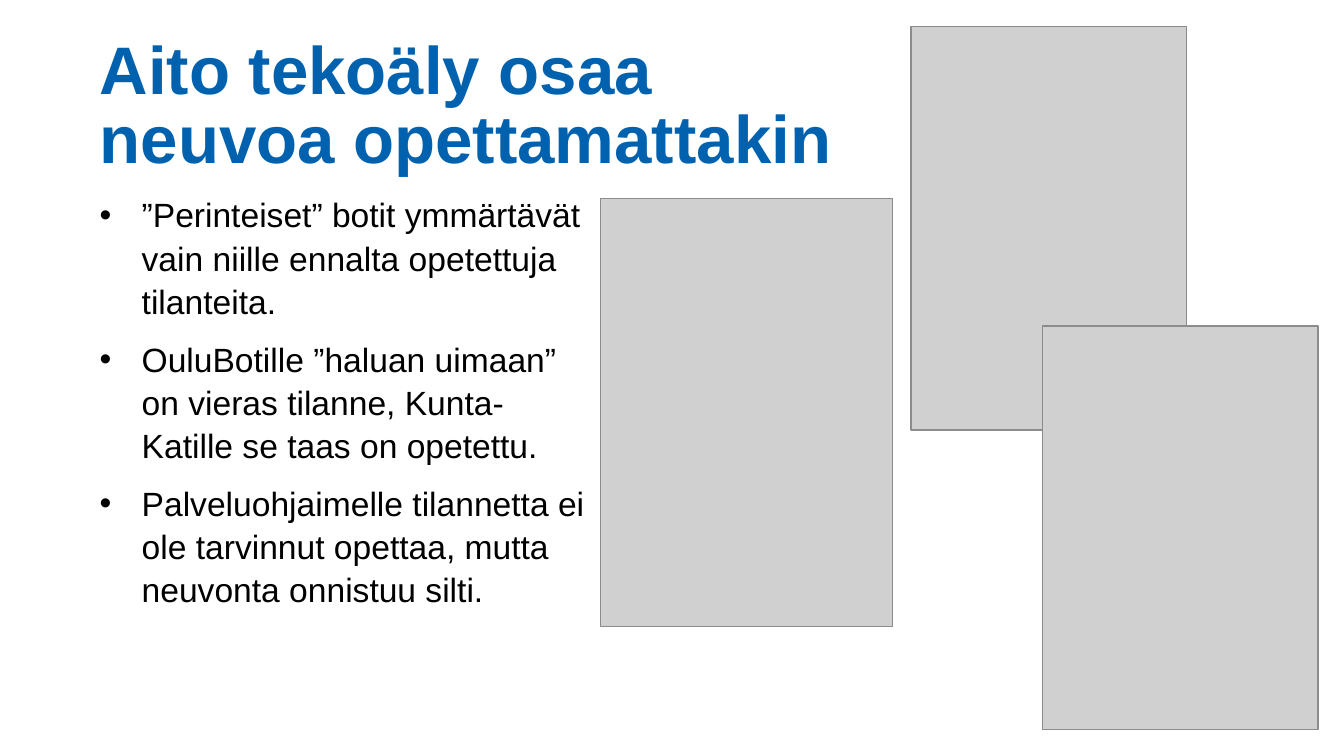
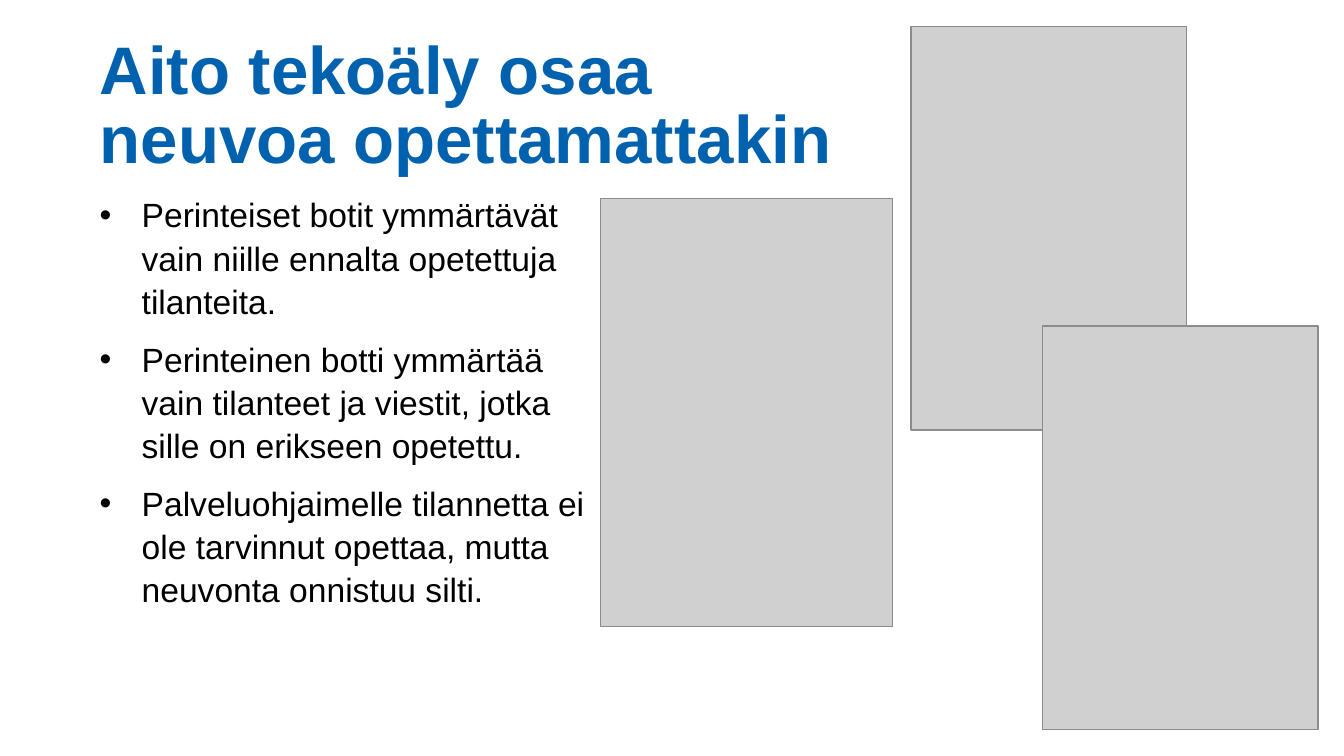
Before and after one commit to City-of-Turku/PaohDocs, a slide deck: slide 19 of .attachments/bottiesittely.pptx. Drawn at 1344x756 pixels with LibreOffice and Linux fonts; fonts in the diff are those of the drawing; grey boxes stand for pictures; background and template pictures are left out. Boxes give left, top, right and bottom in pixels: in the first picture for what was removed or moved away, otherwise in the second. Text is boxed around its words. In the diff, an @@ line names an element or a change of style, - is before the commit and + after.

Commit message:
docs: fix typo in presentation

```diff
--- a/.attachments/bottiesittely.pptx
+++ b/.attachments/bottiesittely.pptx
@@ text at <box>142,202,557,464</box>: text changed @@
-• ”Perinteiset” botit ymmärtävät vain niille ennalta opetettuja tilanteita.
-• OuluBotille ”haluan uimaan” on vieras tilanne, Kunta-Katille se taas on opetettu.
+• Perinteiset botit ymmärtävät vain niille ennalta opetettuja tilanteita.
+• Perinteinen botti ymmärtää vain tilanteet ja viestit, jotka sille on erikseen opetettu.
```
Also in this commit, not shown: 1 other slide changed, 1 other file.
